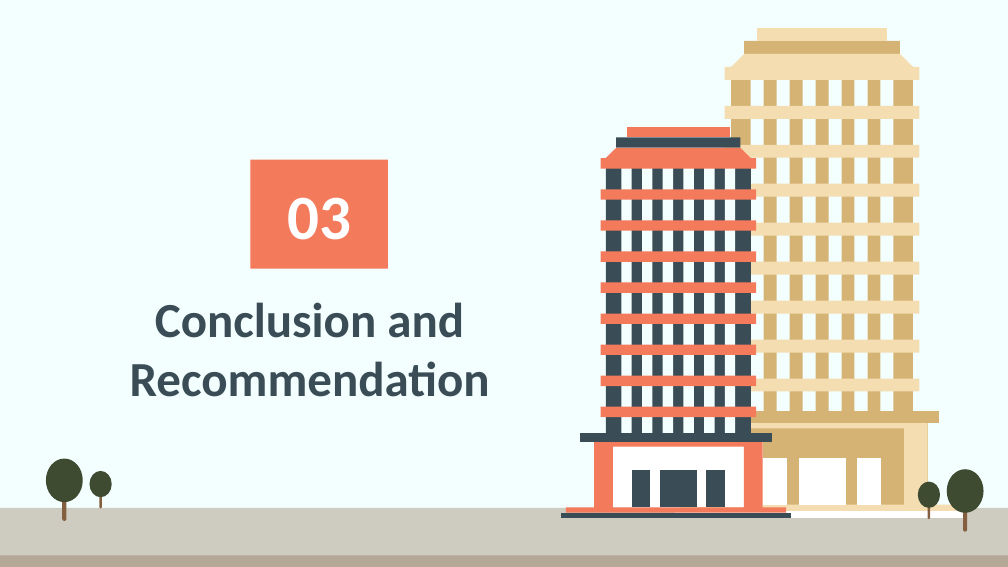
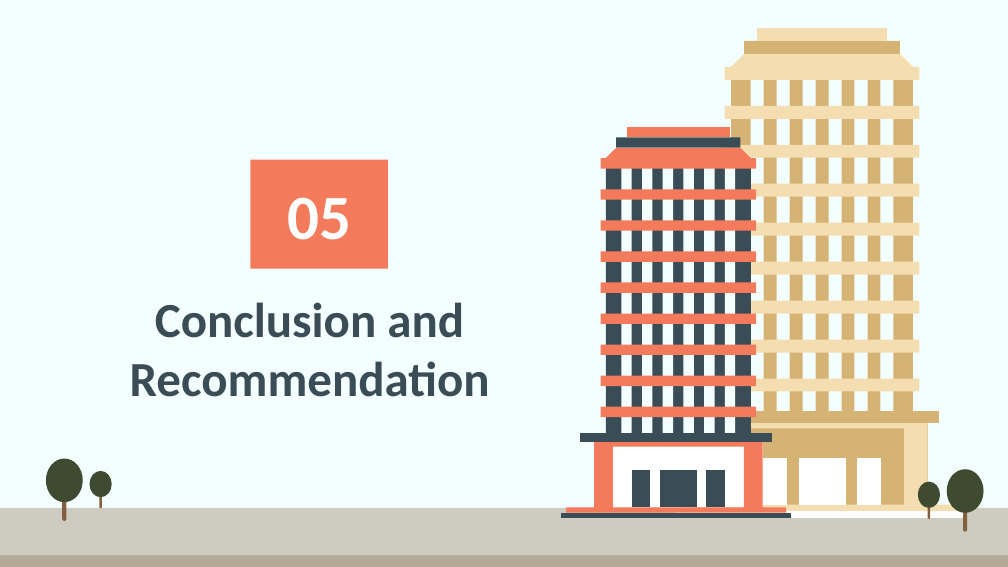
Before and after one commit to codestatic88/Housing_Price_Analysis, a slide deck: slide 18 of Housing_Analysis.pptx. Drawn at 1008x567 pixels with LibreOffice and Linux fonts; fonts in the diff are those of the drawing. Boxes give left, top, right and bottom in pixels: in the first picture for what was removed or moved away, otherwise in the second. Text is boxed around its words. In the diff, an @@ line names an element or a change of style, - is before the commit and + after.

```diff
--- a/Housing_Analysis.pptx
+++ b/Housing_Analysis.pptx
@@ title at (x1=287, y1=197, x2=351, y2=240): text changed @@
-03
+05
```
Also in this commit, not shown: 1 other slide changed.
